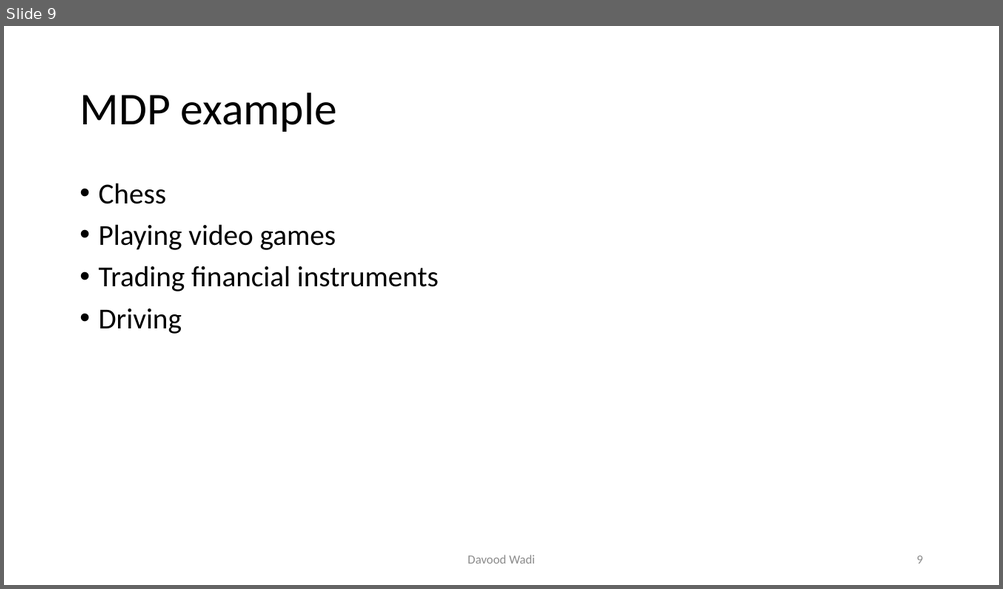
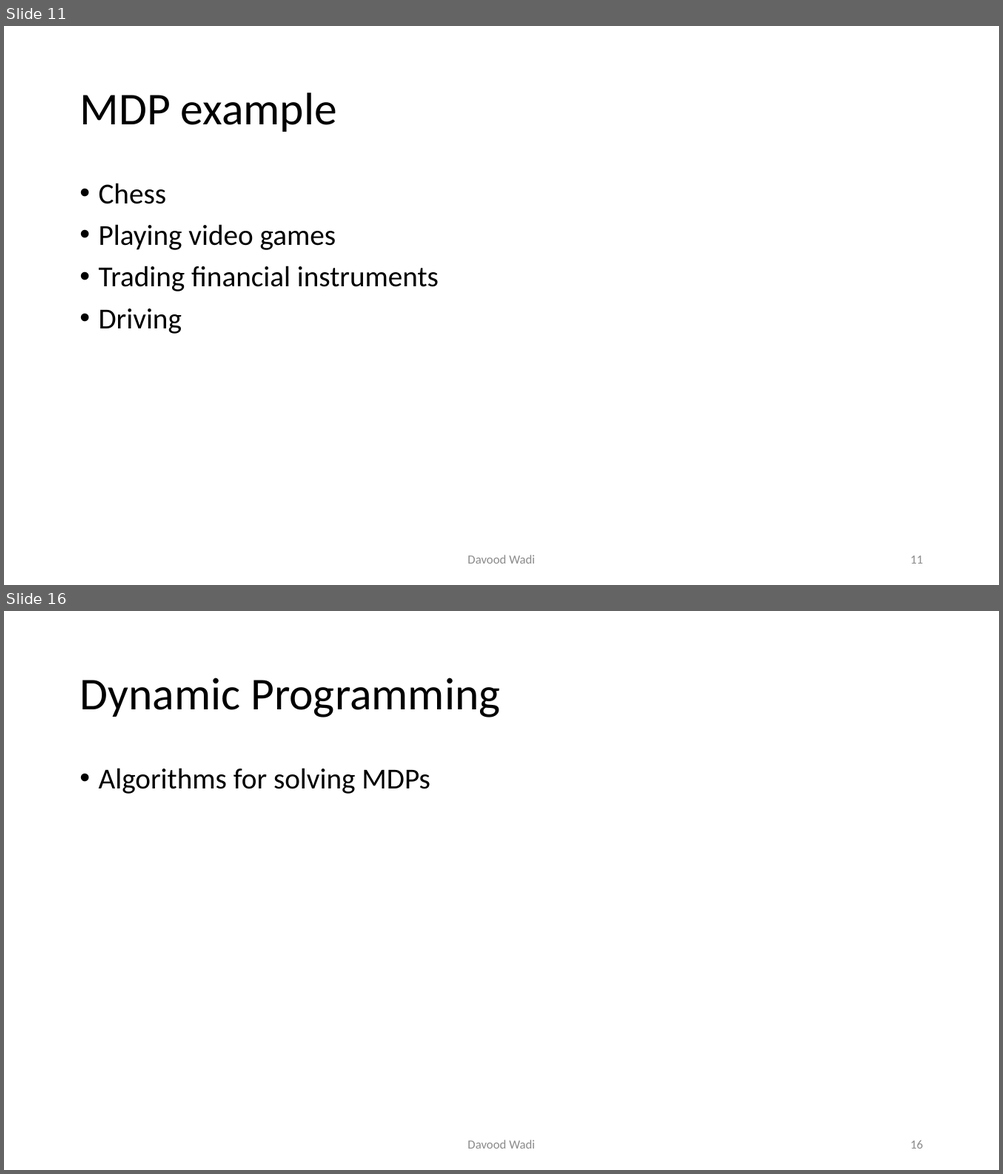
Before and after one commit to davoodwadi/davoodwadi.github.io, a slide deck: RL/RL1_slides.pptx. Shown one above the other, each under a label of ours: slide 9 before the commit, slides 11 and 16 after it; the slides between them are not shown. The pictures are 1003x589 and 1003x1174 pixels, drawn with LibreOffice and Linux fonts; fonts in the diff are those of the drawing; background and template pictures are left out. Boxes give left, top, right and bottom in pixels: in the first picture for what was removed or moved away, otherwise in the second. Text is boxed around its words. In the diff, an @@ line names an element or a change of style, - is before the commit and + after.

```diff
--- a/RL/RL1_slides.pptx
+++ b/RL/RL1_slides.pptx
@@ slide 16 added at (x1=4, y1=611, x2=999, y2=1170), background #FFFFFF @@
@@ title added at (x1=79, y1=678, x2=500, y2=718), 44 pt, text #000000 @@
+Dynamic Programming
@@ text added at (x1=99, y1=768, x2=430, y2=794), 28 pt, text #000000 @@
+• Algorithms for solving MDPs
@@ text added at (x1=467, y1=1140, x2=535, y2=1149), 12 pt, text #8C8C8C @@
+Davood Wadi
@@ page number added at (x1=910, y1=1141, x2=922, y2=1149), 12 pt, text #8C8C8C @@
+16
@@ what was slide 9 is now slide 11 @@
@@ page number at (x1=910, y1=556, x2=922, y2=564): text changed @@
-9
+11
```
Also in this commit, not shown: 6 other slides added.
